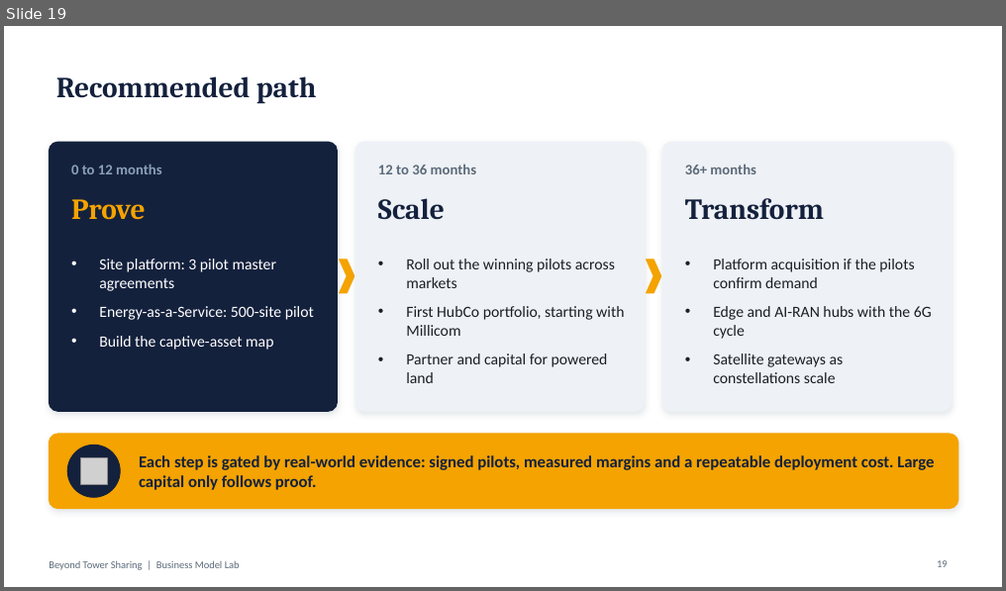
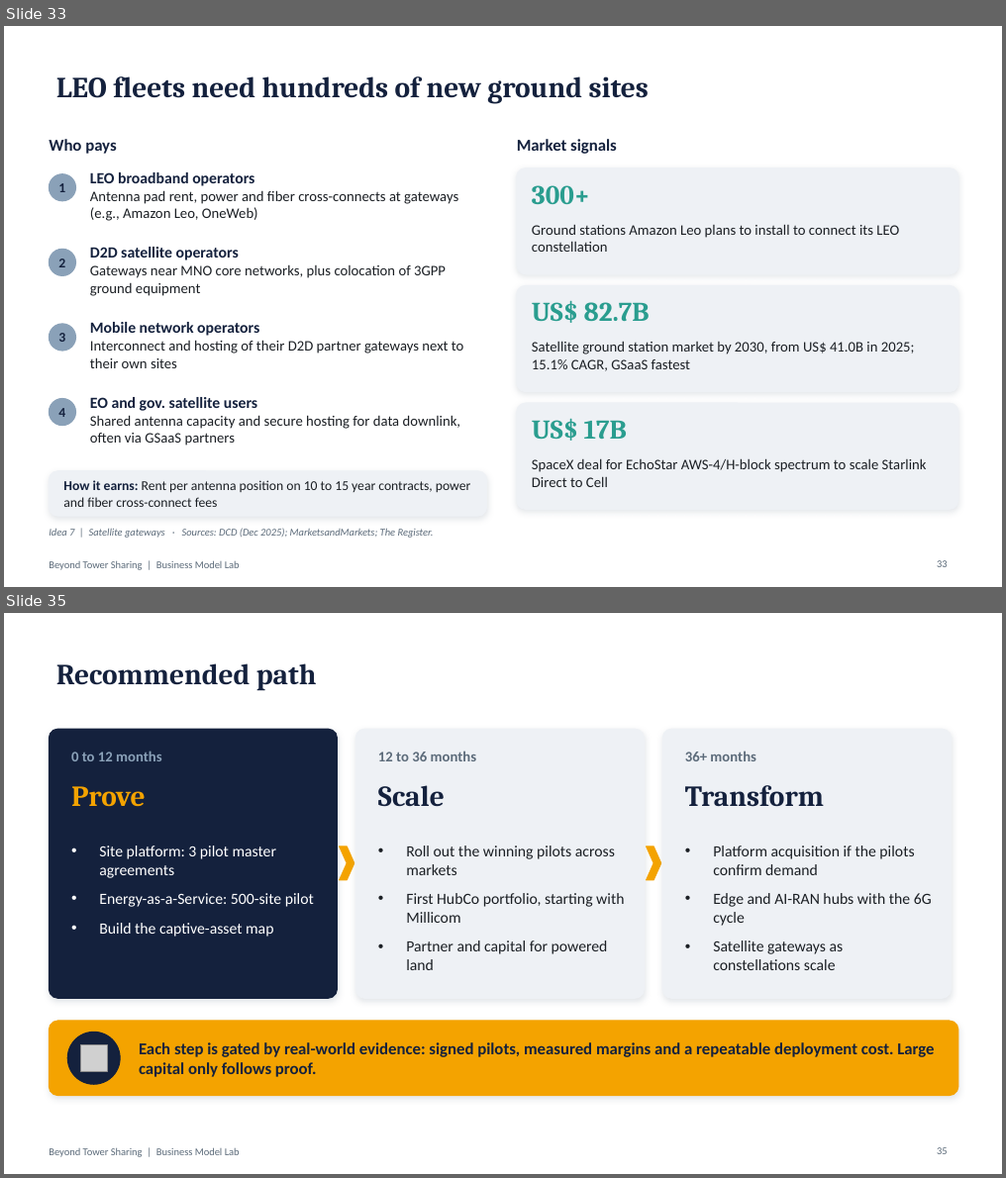
Before and after one commit to caiomperet/Claude-Skills, a slide deck: business-model-lab/saidas/Beyond-Tower-Sharing.pptx. Shown one above the other, each under a label of ours: slide 19 before the commit, slides 33 and 35 after it; the slides between them are not shown. The pictures are 1006x591 and 1006x1178 pixels, drawn with LibreOffice and Linux fonts; fonts in the diff are those of the drawing; grey boxes stand for pictures. Boxes give left, top, right and bottom in pixels: in the first picture for what was removed or moved away, otherwise in the second. Text is boxed around its words. In the diff, an @@ line names an element or a change of style, - is before the commit and + after.

```diff
--- a/business-model-lab/saidas/Beyond-Tower-Sharing.pptx
+++ b/business-model-lab/saidas/Beyond-Tower-Sharing.pptx
@@ slide 33 added at [4,26,1002,587], background #FFFFFF; not listed: 1 template element that a slide beside it also shows @@
@@ title added at [56,76,648,103], 28 pt, text #14213D, bold @@
+LEO fleets need hundreds of new ground sites
@@ text added at [49,139,116,154], 16 pt, text #14213D, bold @@
+Who pays
@@ text added at [517,139,617,154], 16 pt, text #14213D, bold @@
+Market signals
@@ text added at [90,173,458,221], 14 pt, text #1B1F24 @@
+LEO broadband operators
+Antenna pad rent, power and fiber cross-connects at gateways (e.g., Amazon Leo, OneWeb)
@@ rounded rectangle added at [517,169,958,274], fill #EEF1F5, outline #EEF1F5 1 pt @@
@@ ellipse added at [49,174,76,201], fill #8AA1B8, outline #8AA1B8 1 pt @@
@@ text added at [58,183,65,192], 13 pt, text #14213D, bold @@
+1
@@ text added at [532,185,590,204], 26 pt, text #2A9D8F, bold @@
+300+
@@ text added at [532,224,899,252], 14 pt, text #1B1F24 @@
+Ground stations Amazon Leo plans to install to connect its LEO constellation
@@ ellipse added at [49,249,76,276], fill #8AA1B8, outline #8AA1B8 1 pt @@
@@ text added at [58,259,65,268], 13 pt, text #14213D, bold @@
+2
@@ text added at [90,247,446,296], 14 pt, text #1B1F24 @@
+D2D satellite operators
+Gateways near MNO core networks, plus colocation of 3GPP ground equipment
@@ rounded rectangle added at [517,285,958,392], fill #EEF1F5, outline #EEF1F5 1 pt @@
@@ text added at [90,322,464,369], 14 pt, text #1B1F24 @@
+Mobile network operators
+Interconnect and hosting of their D2D partner gateways next to their own sites
@@ text added at [532,300,649,323], 26 pt, text #2A9D8F, bold @@
+US$ 82.7B
@@ ellipse added at [49,324,76,351], fill #8AA1B8, outline #8AA1B8 1 pt @@
@@ text added at [58,333,65,342], 13 pt, text #14213D, bold @@
+3
@@ text added at [532,341,915,372], 14 pt, text #1B1F24 @@
+Satellite ground station market by 2030, from US$ 41.0B in 2025; 15.1% CAGR, GSaaS fastest
@@ ellipse added at [49,399,76,426], fill #8AA1B8, outline #8AA1B8 1 pt @@
@@ text added at [58,408,65,417], 13 pt, text #14213D, bold @@
+4
@@ text added at [90,397,461,446], 14 pt, text #1B1F24 @@
+EO and gov. satellite users
+Shared antenna capacity and secure hosting for data downlink, often via GSaaS partners
@@ rounded rectangle added at [517,403,958,509], fill #EEF1F5, outline #EEF1F5 1 pt @@
@@ text added at [532,418,627,441], 26 pt, text #2A9D8F, bold @@
+US$ 17B
@@ text added at [532,459,927,487], 14 pt, text #1B1F24 @@
+SpaceX deal for EchoStar AWS-4/H-block spectrum to scale Starlink Direct to Cell
@@ rounded rectangle added at [49,472,487,516], fill #EEF1F5, outline #EEF1F5 1 pt @@
@@ text added at [63,480,470,507], 13 pt, text #1B1F24 @@
+How it earns: Rent per antenna position on 10 to 15 year contracts, power and fiber cross-connect fees
@@ text added at [49,528,434,538], 10 pt, text #5C6B7A, italic @@
+Idea 7 | Satellite gateways · Sources: DCD (Dec 2025); MarketsandMarkets; The Register.
@@ page number added at [937,561,947,568], 10 pt, text #5C6B7A @@
+33
@@ what was slide 19 is now slide 35 @@
```
Also in this commit, not shown: 5 slides changed, 21 other slides added, 1 slide removed, 8 other files.
